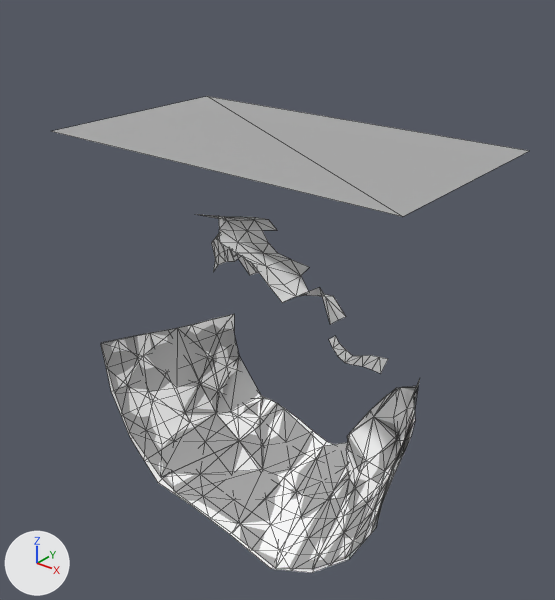
What one commit did to the FBX model src/ProjectMagma/ProjectMagma/Content/Models/Environment/cave_apr30.fbx.
Camera for both pictures: a 50 mm lens placed at (0.0204, -0.0217, 0.0195), pointed at (-0.0009, 0.0049, 0.003). Arrows for +X, +Y and +Z are at lower left; the lights stay in place. Mesh edges are drawn as thin lines. Where no turn or scale is listed for an object, it has been applied to the vertices.

Objects in the first picture: 'cave1_col', 'cave2_col', 'cave3_col', 'cave4_col', 'cavefront_col', 'cavemesh'.
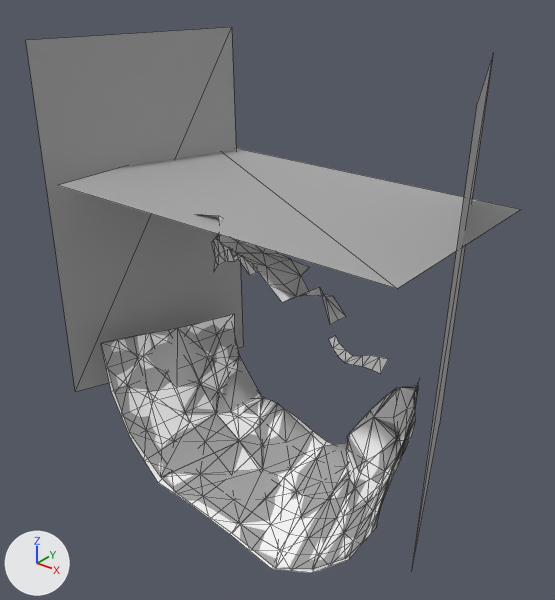
What differs and where, as boxes [x1, y1, x2, y2] in the pictures (555 x 600 px):
```json
{"object": "cavefront_col", "change": "moved", "before": [52, 96, 528, 217], "after": [58, 148, 521, 289]}
{"object": "caveleft_col", "change": "added", "after": [26, 27, 243, 392]}
{"object": "caveleft_col2", "change": "added", "after": [412, 55, 493, 566]}
```

Edits to the scene script, one JSON object a line:
```json
{"op": "add", "block": "me_caveleft_col2", "code": ["me_caveleft_col2 = bpy.data.meshes.new('caveleft_col2')", "me_caveleft_col2.from_pydata([(0.0017, -0.0049, -0.0091), (-0.0017, 0.0049, 0.0091), (0.0022, -0.0047, 0.0091), (-0.0022, 0.0047, -0.0091)], [], [(0, 1, 2), (0, 3, 1)])", "me_caveleft_col2.materials.append(mat_lambert1)  # grey #aaaaaa"]}
{"op": "add", "block": "me_caveleft_col", "code": ["me_caveleft_col = bpy.data.meshes.new('caveleft_col')", "me_caveleft_col.from_pydata([(-0.0017, -0.0049, -0.0091), (0.0017, 0.0049, 0.0091), (-0.0022, -0.0047, 0.0091), (0.0022, 0.0047, -0.0091)], [], [(0, 1, 2), (0, 3, 1)])", "me_caveleft_col.materials.append(mat_lambert1)  # grey #aaaaaa"]}
{"op": "set", "path": "ob_cavefront_col.location", "old": "(-0.00012, 0.0041, 0.0112)", "new": "(-0.00012, 0.0041, 0.00866)"}
{"op": "add", "block": "ob_caveleft_col2", "code": ["ob_caveleft_col2 = bpy.data.objects.new('caveleft_col2', me_caveleft_col2)", "ob_caveleft_col2.location = (0.00874, 0.00408, 0.00583)"]}
{"op": "add", "block": "ob_caveleft_col", "code": ["ob_caveleft_col = bpy.data.objects.new('caveleft_col', me_caveleft_col)", "ob_caveleft_col.location = (-0.00874, 0.00408, 0.00583)"]}
```
